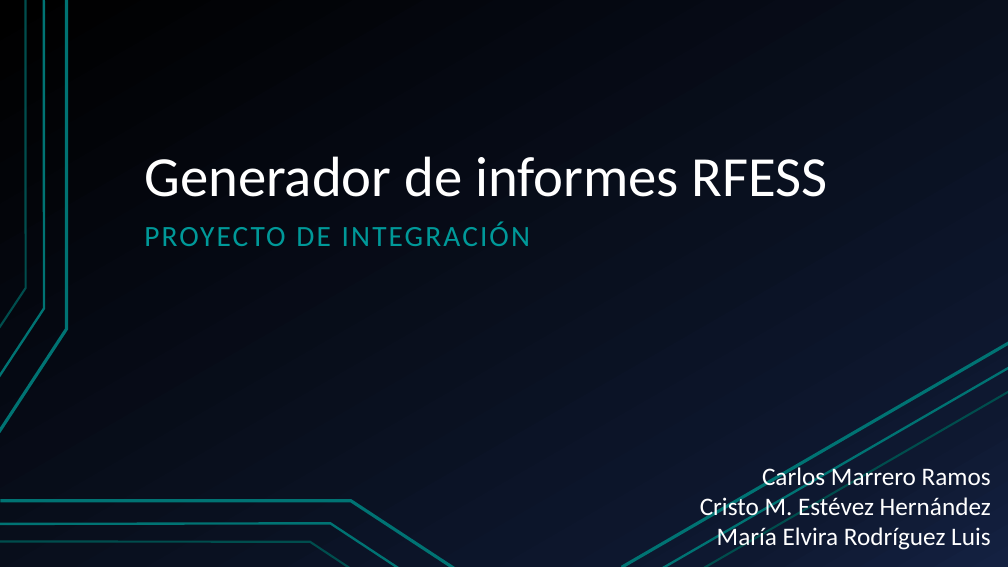
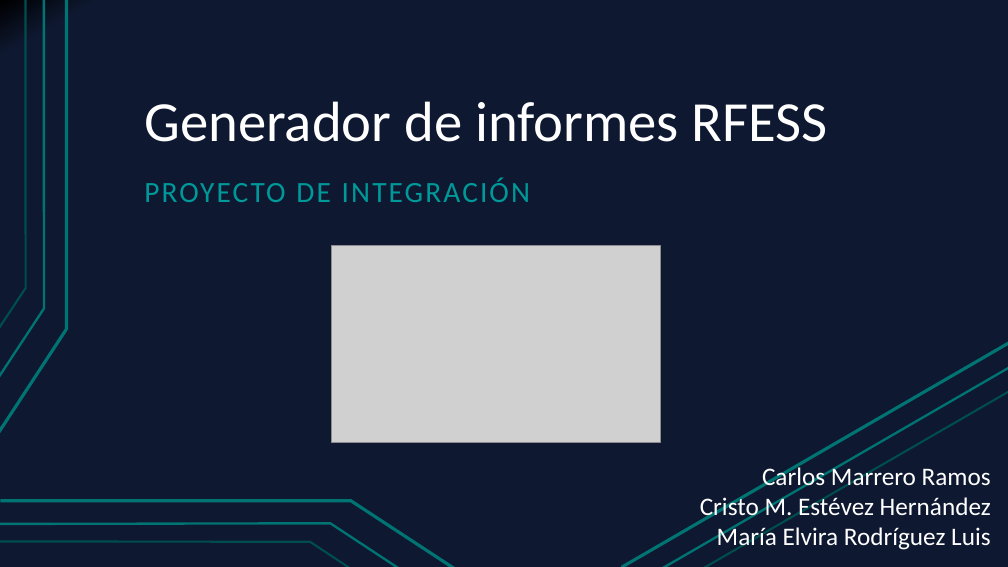
Before and after one commit to Cristoto/FederacionInformes, a slide deck: slide 1 of doc/Presentación/Generador de informes RFESS.pptx. Drawn at 1008x567 pixels with LibreOffice and Linux fonts; fonts in the diff are those of the drawing; grey boxes stand for pictures. Boxes give left, top, right and bottom in pixels: in the first picture for what was removed or moved away, otherwise in the second. Text is boxed around its words. In the diff, an @@ line names an element or a change of style, - is before the commit and + after.

```diff
--- a/doc/Presentación/Generador de informes RFESS.pptx
+++ b/doc/Presentación/Generador de informes RFESS.pptx
@@ background gradient #000000 to #0F1931 to #142242 to gradient #000000 to #0F1931 @@
@@ title "Generador de informes RFESS": place and size @@
-title "Generador de informes RFESS" at [144,156,828,197]
+title "Generador de informes RFESS" at [144,101,828,142]
@@ subtitle "PROYECTO DE INTEGRACIÓN": place and size @@
-subtitle "PROYECTO DE INTEGRACIÓN" at [144,222,530,246]
+subtitle "PROYECTO DE INTEGRACIÓN" at [144,178,530,202]
@@ picture added at [331,246,660,442] @@
```
Also in this commit, not shown: 13 other slides changed, 3 slides added.
